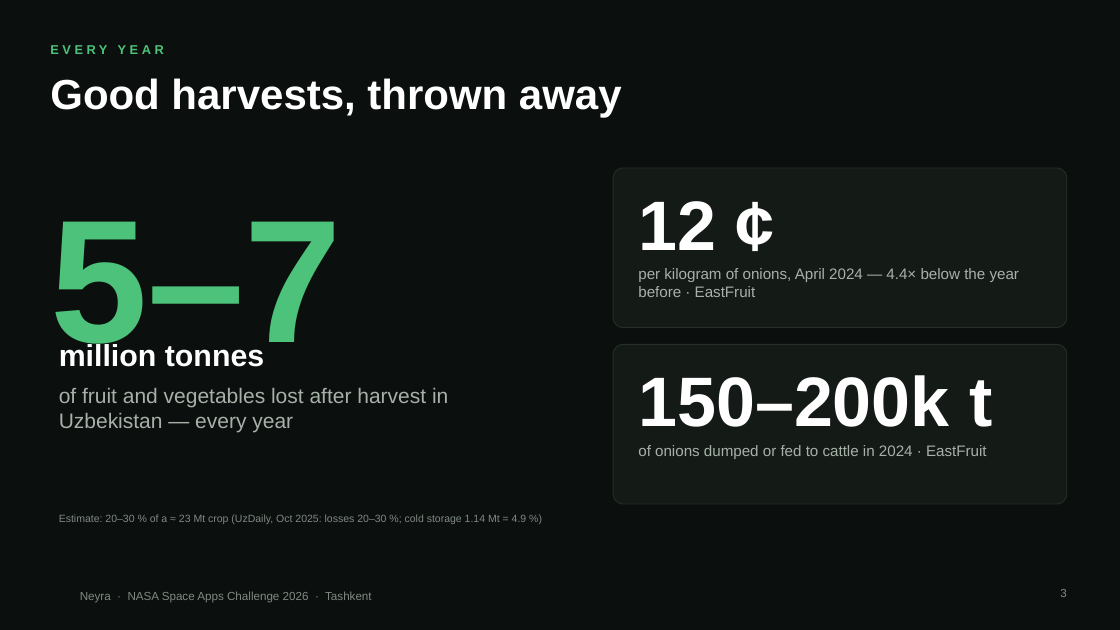
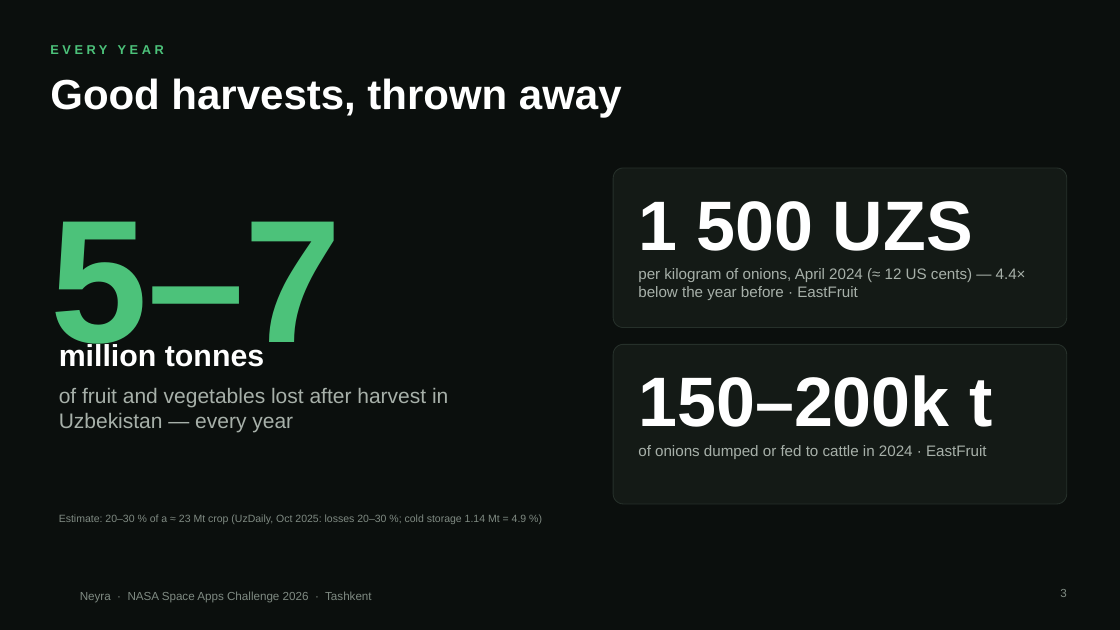
Before and after one commit to davlatshoh-bakhtiyorov/ulugbekcrewnasa, a slide deck: slide 3 of docs/demo/Neyra-pitch.pptx. Drawn at 1120x630 pixels with LibreOffice and Linux fonts; fonts in the diff are those of the drawing; background and template pictures are left out. Boxes give left, top, right and bottom in pixels: in the first picture for what was removed or moved away, otherwise in the second. Text is boxed around its words. In the diff, an @@ line names an element or a change of style, - is before the commit and + after.

```diff
--- a/docs/demo/Neyra-pitch.pptx
+++ b/docs/demo/Neyra-pitch.pptx
@@ text at [638, 201, 973, 251]: text changed @@
-12 ¢
+1 500 UZS
@@ text at [638, 268, 1026, 300]: text changed @@
-per kilogram of onions, April 2024 — 4.4× below the year before · EastFruit
+per kilogram of onions, April 2024 (≈ 12 US cents) — 4.4× below the year before · EastFruit
```
Also in this commit, not shown: 1 other slide changed, 8 other files.
